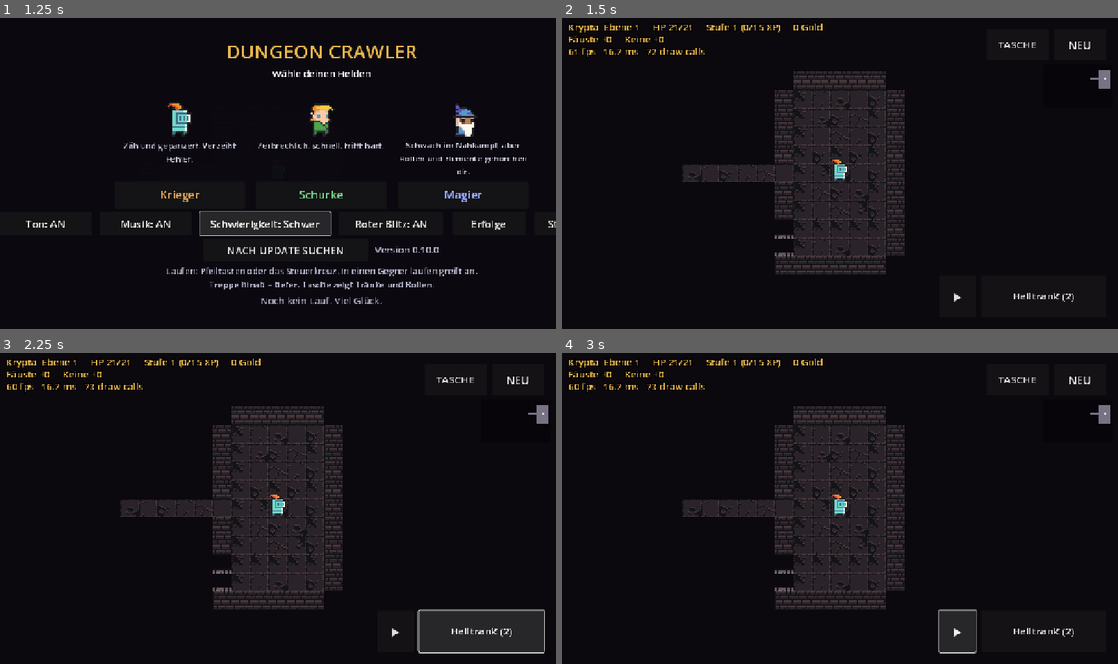
Above: before the commit, frames 1-4 (two rows, left to right).
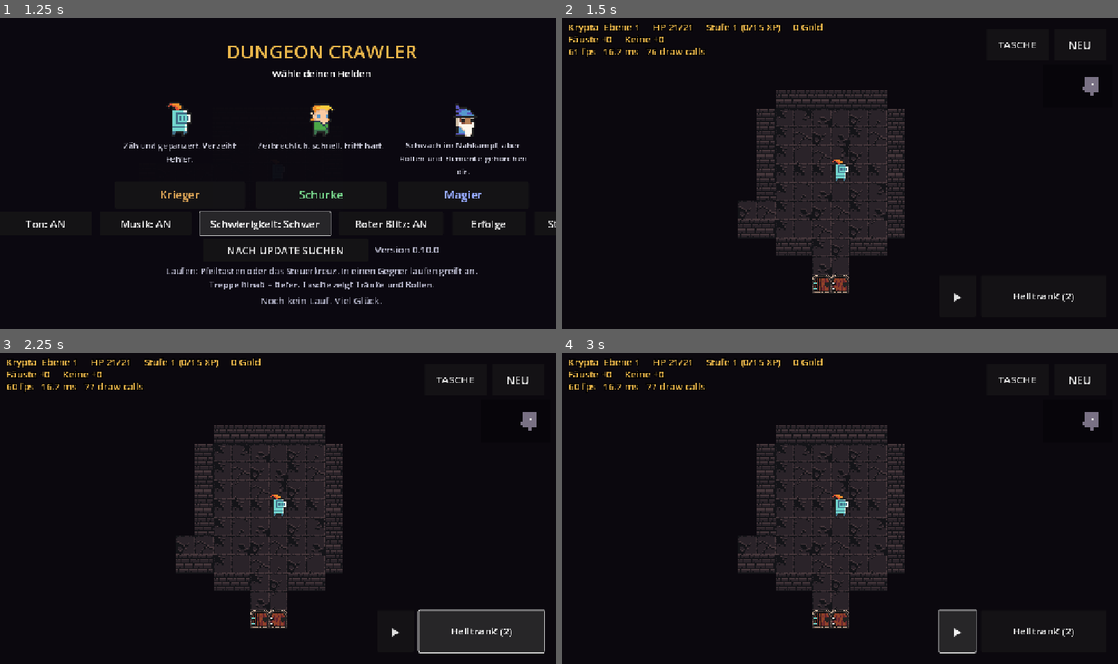
Above: after the commit, the same moments.

Repository: GermanDudeXX/dungeon-crawler
Game: Godot game, scene res://scenes/main.tscn
Same seed, same stepped clock (60 frames per second), same inputs: the game is played once before the commit and once after it.
Inputs:
- Up to frame 1 (1.25 s): click "Schwierigkeit: Normal" at 0.5 s
- Up to frame 2 (1.5 s): click "Krieger" at 1.25 s
- Up to frame 3 (2.25 s): click "Heiltrank (2)" at 2 s
- Up to frame 4 (3 s): click "▶" at 2.75 s

Frame 1 is identical in both runs. In frame 2, 5.9% of the frame differs, in the area x 16-99%, y 10-89%; in frame 3, 5.9%; in frame 4, 5.9%.

Commit message:
Godot: Türen an den Zugängen der Räume
Eine geschlossene Tür hält Fuß und Blick auf; hineinlaufen öffnet sie und
kostet den Zug. Das ist der Punkt: ein Moment Lärm und ein Moment
Ungedecktheit, kein Schloss. Nicht jeder Zugang bekommt eine, sonst
besteht eine Ebene aus Türöffnen.

Wichtig dabei: für die Erreichbarkeit zählt eine Tür nicht als Wand -
sie lässt sich ja öffnen. Sonst hielten alle Platzierungsprüfungen im
Spiel plötzlich halbe Ebenen für abgeschnitten. Die Sicht dagegen endet
an ihr, wie an einer Kiste; sonst wäre Öffnen sinnlos.

Beim Einbauen ist mir dasselbe passiert wie damals beim Dekor: die
Türen waren definiert, gezeichnet und gespeichert - aber der Aufruf zum
Aufhängen fehlte, weil mein Anker nicht auf die Zeile passte. Diesmal
prüft das Änderungsskript hinterher nach, und eine Messung zählt 49
Türen über zehn Ebenen.

Der Selbsttest schließt eine Tür, läuft dagegen, verlangt dass der Held
stehen bleibt und die Tür aufgeht - und prüft mit allen Türen zu, dass
die Treppe trotzdem erreichbar bleibt.

Co-Authored-By: Claude Opus 5 <noreply@anthropic.com>
Claude-Session: https://claude.ai/code/session_01WQiUvBCjkdxtXigdz77eh9

Diff:
--- a/godot/scripts/data.gd
+++ b/godot/scripts/data.gd
@@ -191,6 +191,10 @@
 const SUMMON_LIMIT := 3             ## how many it may have out at once
 const WEB_CHANCE := 0.22            ## per widow turn
 const WEB_SLOW := 3                 ## turns a web holds you
+# A door on a room's entrance. Closed it blocks the way and the view;
+# walking into it opens it and costs the turn. Not every entrance gets
+# one, or a floor becomes a series of doors.
+const DOOR_CHANCE := 0.45
 const POISON_PER_TURN := 2
 
 ## What a shopkeeper sells, and what a smith charges. Prices rise with
--- a/godot/scripts/game.gd
+++ b/godot/scripts/game.gd
@@ -60,6 +60,7 @@
 var chest = null                ## {cell, mimic, opened}
 var shops: Array = []           ## {cell, kind}
 var stairs_locked := false
+var doors := {}                  ## cell -> true when open
 var webs := {}                   ## cell -> a widow's web, walked into once
 var hazards := {}               ## cell -> a standing danger, in plain sight
 var decor := {}                  ## cell -> a sprite that is only scenery
@@ -319,6 +320,9 @@
 	var up: Variant = save.get("up_stairs", null)
 	up_stairs = Vector2i(int(up[0]), int(up[1])) if up != null else Vector2i(player.x, player.y)
 	stairs_locked = bool(save["stairs_locked"])
+	doors.clear()
+	for entry in save.get("doors", []):
+		doors[Vector2i(int(entry[0]), int(entry[1]))] = bool(entry[2])
 	webs.clear()
 	for entry in save.get("webs", []):
 		webs[Vector2i(int(entry[0]), int(entry[1]))] = true
@@ -602,6 +606,11 @@
 					monsters.append(keeper)
 					chest["guarded"] = true
 
+	# Doors on the ways into rooms, before anything else is put down: a
+	# shut door is a wall for the moment, and every later placement asks
+	# what is reachable.
+	_hang_doors(spawn_rooms)
+
 	# Standing hazards: visible from the moment the tile is, so they are
 	# something to walk around rather than something to discover. That is
 	# the whole difference from a trap.
@@ -793,6 +802,9 @@
 ## Every cell the hero can walk to, with `blocked` treated as solid.
 ## Used before putting a shopkeeper down: theirs is a tile nobody can
 ## pass, so it must never be the only way through.
+## Every cell the hero can get to. A shut door does not count as a
+## wall here: it can be opened, so a room behind one is reachable -
+## and every placement check in the game asks this question.
 func reachable_from(start: Vector2i, blocked := {}) -> Dictionary:
 	var seen := {start: true}
 	var stack: Array[Vector2i] = [start]
@@ -802,7 +814,9 @@
 			var step: Vector2i = cell + offset
 			if seen.has(step) or blocked.has(step):
 				continue
-			if not Dungeon.is_walkable(grid, step.x, step.y) or blocks(step):
+			if not Dungeon.is_walkable(grid, step.x, step.y):
+				continue
+			if blocks(step) and not door_shut(step):
 				continue
 			seen[step] = true
 			stack.append(step)
@@ -855,7 +869,7 @@
 		return true
 	if shrine != null and shrine == cell:
 		return true
-	if decor.has(cell) or hazards.has(cell) or webs.has(cell):
+	if decor.has(cell) or hazards.has(cell) or webs.has(cell) or doors.has(cell):
 		return true
 	return shop_at(cell) != null
 
@@ -928,7 +942,12 @@
 	for i in range(1, steps):
 		var at := Vector2(from) + Vector2(to - from) * (float(i) / float(steps))
 		var cell := Vector2i(roundi(at.x), roundi(at.y))
-		if cell != from and cell != to and not Dungeon.is_walkable(grid, cell.x, cell.y):
+		if cell == from or cell == to:
+			continue
+		# A shut door and a stacked crate stop the eye as well as the
+		# foot. Without this you can see straight through a closed door,
+		# which makes opening one pointless.
+		if not Dungeon.is_walkable(grid, cell.x, cell.y) or blocks(cell):
 			return false
 	return true
 
@@ -977,6 +996,9 @@
 		return
 	elif target == stairs and stairs_locked and boss_alive():
 		say("Der Weg nach unten ist verriegelt. Der Boss hält den Schlüssel.")
+		return
+	elif door_shut(target):
+		_open_door(target)
 		return
 	elif blocks(target):
 		return
@@ -1015,11 +1037,72 @@
 	paint()
 
 
+## Hangs doors in the ways into rooms.
+##
+## An entrance is a floor cell just outside a room that touches the room
+## - that is what a corridor mouth looks like from the inside. Only some
+## of them get a door: a floor where every room is sealed is a floor
+## spent opening doors.
+func _hang_doors(where: Array) -> void:
+	doors.clear()
+	for room in where:
+		for cell in _entrances(room):
+			if rng.randf() >= Data.DOOR_CHANCE:
+				continue
+			if cell == stairs or cell == up_stairs or cell == Vector2i(player.x, player.y):
+				continue
+			if doors.has(cell):
+				continue
+			doors[cell] = false
+
+
+## The floor cells immediately outside a room that touch it.
+func _entrances(room) -> Array:
+	var found: Array[Vector2i] = []
+	for x in range(room.x1 - 1, room.x2 + 1):
+		for y in [room.y1 - 1, room.y2]:
+			var cell := Vector2i(x, y)
+			if Dungeon.is_walkable(grid, cell.x, cell.y) and _touches_room(cell, room):
+				found.append(cell)
+	for y in range(room.y1 - 1, room.y2 + 1):
+		for x in [room.x1 - 1, room.x2]:
+			var cell := Vector2i(x, y)
+			if Dungeon.is_walkable(grid, cell.x, cell.y) and _touches_room(cell, room):
+				found.append(cell)
+	return found
+
+
+func _touches_room(cell: Vector2i, room) -> bool:
+	for offset in [Vector2i(1, 0), Vector2i(-1, 0), Vector2i(0, 1), Vector2i(0, -1)]:
+		var beside: Vector2i = cell + offset
+		if beside.x >= room.x1 and beside.x < room.x2 \
+				and beside.y >= room.y1 and beside.y < room.y2:
+			return true
+	return false
+
+
+## A closed door is a wall you can talk to: walking into it opens it and
+## costs the turn, which is the whole point - it is a moment of noise
+## and a moment of exposure, not a lock.
+func _open_door(cell: Vector2i) -> void:
+	doors[cell] = true
+	audio.play("stairs")
+	say("Du öffnest die Tür.")
+	_tick_buffs()
+	enemy_turn()
+	recompute_fov()
+	paint()
+
+
+func door_shut(cell: Vector2i) -> bool:
+	return doors.has(cell) and not doors[cell]
+
+
 ## Whether something standing on this cell closes it to walking. Kept
 ## apart from Dungeon.is_walkable because the map is the map: what is
 ## put on top of it changes from floor to floor.
 func blocks(cell: Vector2i) -> bool:
-	return decor.get(cell, "") in Data.BLOCKING_DECOR
+	return decor.get(cell, "") in Data.BLOCKING_DECOR or door_shut(cell)
 
 func _attack_monster(monster) -> void:
 	var damage: int = maxi(1, int(round((player.power() - monster.defense_now())
@@ -2134,6 +2217,8 @@
 		_place_prop(cell, Data.HAZARDS[hazards[cell]]["tile"])
 	for cell in webs:
 		_place_prop(cell, "wall_goo")
+	for cell in doors:
+		_place_prop(cell, "doors_leaf_open" if doors[cell] else "doors_leaf_closed")
 	for cell in decor:
 		_place_prop(cell, decor[cell])
 	if shrine != null:
--- a/godot/scripts/save.gd
+++ b/godot/scripts/save.gd
@@ -58,6 +58,10 @@
 			"kind": item["kind"], "amount": item.get("amount", 0),
 			"potion": item.get("potion", ""), "scroll": item.get("scroll", "")})
 
+	var doors: Array = []
+	for cell in game.doors:
+		doors.append([cell.x, cell.y, game.doors[cell]])
+
 	var webs: Array = []
 	for cell in game.webs:
 		webs.append([cell.x, cell.y])
@@ -89,6 +93,7 @@
 		"decor": decor,
 		"hazards": hazards,
 		"webs": webs,
+		"doors": doors,
 		"explored": explored,
 		"monsters": monsters,
 		"items": items,
--- a/godot/scripts/selftest.gd
+++ b/godot/scripts/selftest.gd
@@ -77,6 +77,7 @@
 	_check_scrolls()
 	_check_traps()
 	_check_diagonals()
+	_check_doors()
 	_check_elements()
 	_check_up_stairs()
 	_check_boss_phases()
@@ -398,7 +399,11 @@
 			var step: Vector2i = cell + offset
 			if came.has(step):
 				continue
-			if not Dungeon.is_walkable(_game.grid, step.x, step.y) or _game.blocks(step):
+			if not Dungeon.is_walkable(_game.grid, step.x, step.y):
+				continue
+			# A shut door is not a wall: walking into it opens it, which
+			# costs a turn and is exactly what a player does.
+			if _game.blocks(step) and not _game.door_shut(step):
 				continue
 			# There is no getting past a shopkeeper, so a route may not
 			# plan through one - the same reason they may not stand in a
@@ -517,7 +522,9 @@
 		"Regen=%d/%d offen=%d" % [p.regen_counter, p.regen_interval, p.pending_perks],
 		"Treppe=%s verriegelt=%s" % [str(_game.stairs), str(_game.stairs_locked)],
 		"erkundet=%d" % _game.explored.size(),
-		"Netze=%d verstrickt=%d" % [_game.webs.size(), p.webbed],
+		"Netze=%d verstrickt=%d Tueren=%d offen=%d" % [
+			_game.webs.size(), p.webbed, _game.doors.size(),
+			_game.doors.values().count(true)],
 		"Fallen=%d Gefahren=%d Dekor=%d Laeden=%d Beute=%d" % [
 			_game.traps.size(), _game.hazards.size(), _game.decor.size(),
 			_game.shops.size(), _game.items.size()],
@@ -662,6 +669,8 @@
 		things.append([cell, "Gefahr"])
 	for cell in _game.decor:
 		things.append([cell, "Dekor"])
+	for cell in _game.doors:
+		things.append([cell, "Tür"])
 	for item in _game.items:
 		things.append([item["cell"], "Beute (%s)" % item["kind"]])
 	for entry in things:
@@ -1747,3 +1756,50 @@
 	if Vector2i(p.x, p.y) != corner[0]:
 		_complain("Held quetscht sich durch die Wandecke",
 			"%s mit %s" % [str(corner[0]), str(corner[1])])
+
+
+## Doors: shut they stop the foot and the eye, walking into one opens it
+## and costs the turn, and no door may ever seal a room off for good -
+## a door is a moment of noise, not a lock.
+func _check_doors() -> void:
+	_settle()
+	var p = _game.player
+	_game.depth = 5
+	_game.new_level()
+	if _game.doors.is_empty():
+		_notes.append("keine Tür auf dieser Ebene - übersprungen")
+		return
+
+	var cell: Vector2i = _game.doors.keys()[0]
+	_game.doors[cell] = false
+	if not _game.blocks(cell):
+		_complain("geschlossene Tür hält niemanden auf", str(cell))
+
+	# Standing next to it and walking into it opens it, and the hero stays
+	# where they were - the turn went into the door.
+	var beside: Vector2i = Vector2i.ZERO
+	var found := false
+	for offset in [Vector2i(1, 0), Vector2i(-1, 0), Vector2i(0, 1), Vector2i(0, -1)]:
+		beside = cell + offset
+		if Dungeon.is_walkable(_game.grid, beside.x, beside.y) and not _game.blocks(beside):
+			found = true
+			break
+	if not found:
+		return
+	p.x = beside.x
+	p.y = beside.y
+	p.hp = p.max_hp
+	_game.try_move(cell - beside)
+	if Vector2i(p.x, p.y) != beside:
+		_complain("Held läuft durch die geschlossene Tür")
+	if _game.door_shut(cell):
+		_complain("Tür lässt sich nicht öffnen", str(cell))
+	if _game.blocks(cell):
+		_complain("offene Tür blockiert weiter", str(cell))
+
+	# And with every door shut again, the stairs must still be reachable:
+	# reachability counts a door as passable, because it is.
+	for door in _game.doors:
+		_game.doors[door] = false
+	if not _game.reachable_from(Vector2i(p.x, p.y)).has(_game.stairs):
+		_complain("Treppe hinter verschlossenen Türen unerreichbar")
